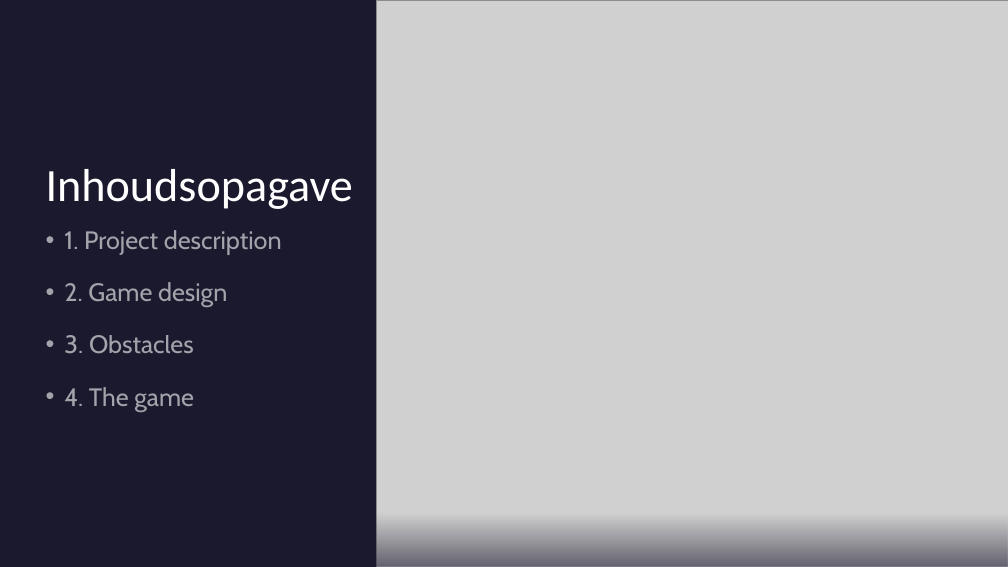
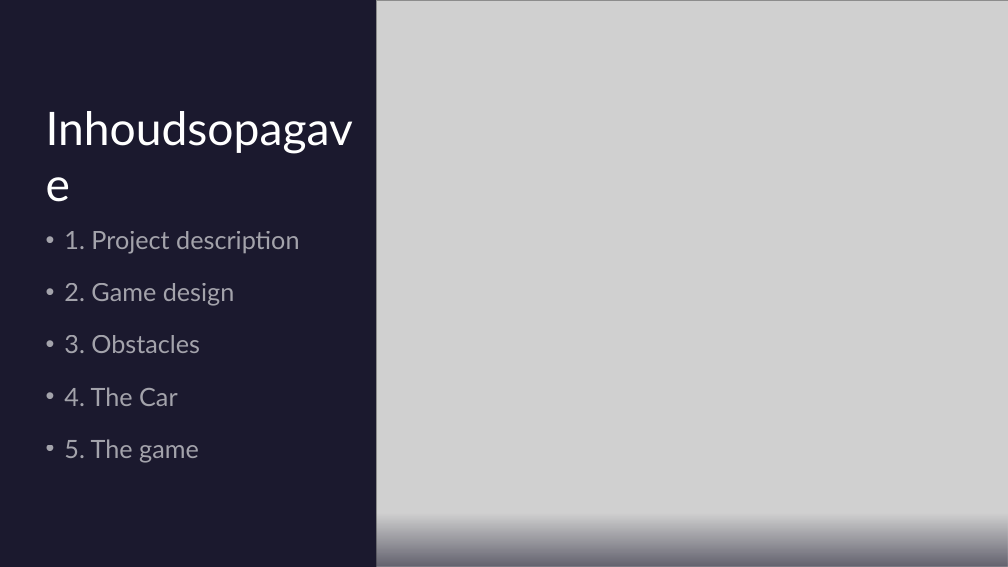
Before and after one commit to TygoB-B5/GTRacing_Pro, a slide deck: slide 2 of Presentatie GTRacingPro.pptx. Drawn at 1008x567 pixels with LibreOffice and Linux fonts; fonts in the diff are those of the drawing; grey boxes stand for pictures. Boxes give left, top, right and bottom in pixels: in the first picture for what was removed or moved away, otherwise in the second. Text is boxed around its words. In the diff, an @@ line names an element or a change of style, - is before the commit and + after.

Commit message:
Finished Level design & Updated Presentatio

```diff
--- a/Presentatie GTRacingPro.pptx
+++ b/Presentatie GTRacingPro.pptx
@@ title "Inhoudsopagave" at (45, 45, 368, 210): font Calibri to Lato @@
@@ text at (64, 231, 299, 353): font Cabin to Lato in "1. Project description", "2. Game design", "3. Obstacles" @@
@@ text at (64, 387, 199, 462): text changed; font Cabin to Lato @@
-• 4. The game
+• 4. The Car
+• 5. The game
```
Also in this commit, not shown: 4 other slides changed, 1 slide added, 32 other files.
